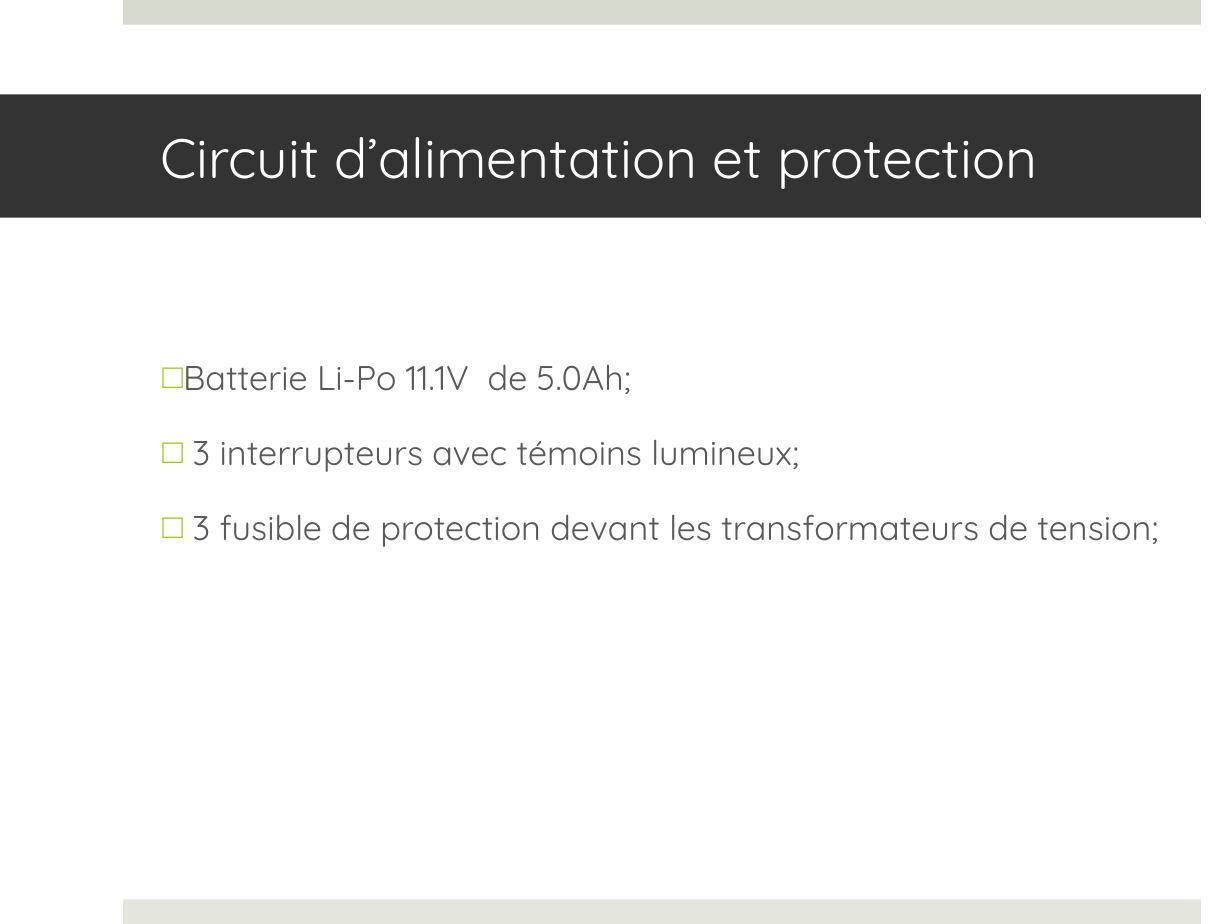
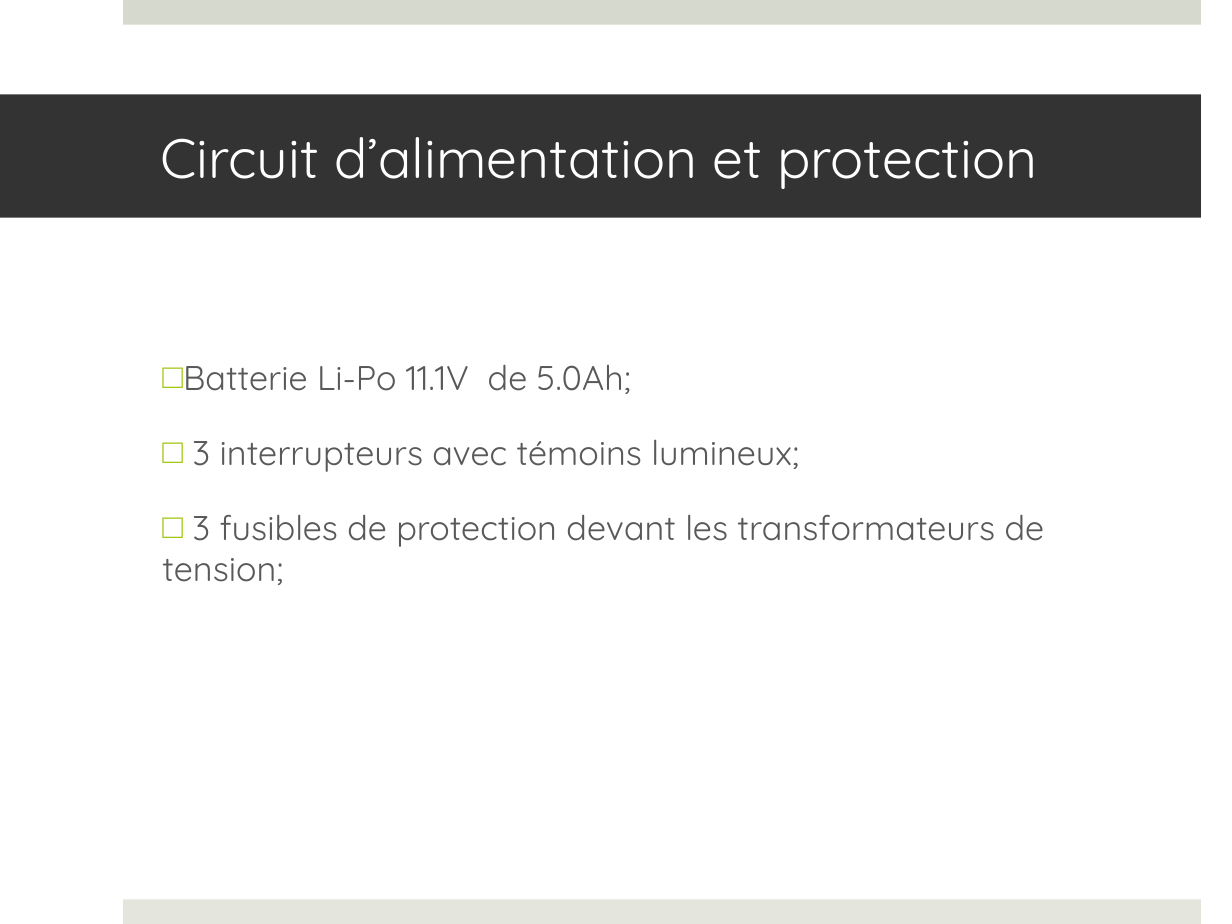
Before and after one commit to francisvalois/design3, a slide deck: slide 4 of reports/presentation/kinocto_EA.pptx. Drawn at 1232x924 pixels with LibreOffice and Linux fonts; fonts in the diff are those of the drawing. Boxes give left, top, right and bottom in pixels: in the first picture for what was removed or moved away, otherwise in the second. Text is boxed around its words. In the diff, an @@ line names an element or a change of style, - is before the commit and + after.

Commit message:
correction

```diff
--- a/reports/presentation/kinocto_EA.pptx
+++ b/reports/presentation/kinocto_EA.pptx
@@ text at [162, 514, 1045, 585]: text changed @@
-□ 3 fusible de protection devant les transformateurs de tension;
+□ 3 fusibles de protection devant les transformateurs de tension;
```
